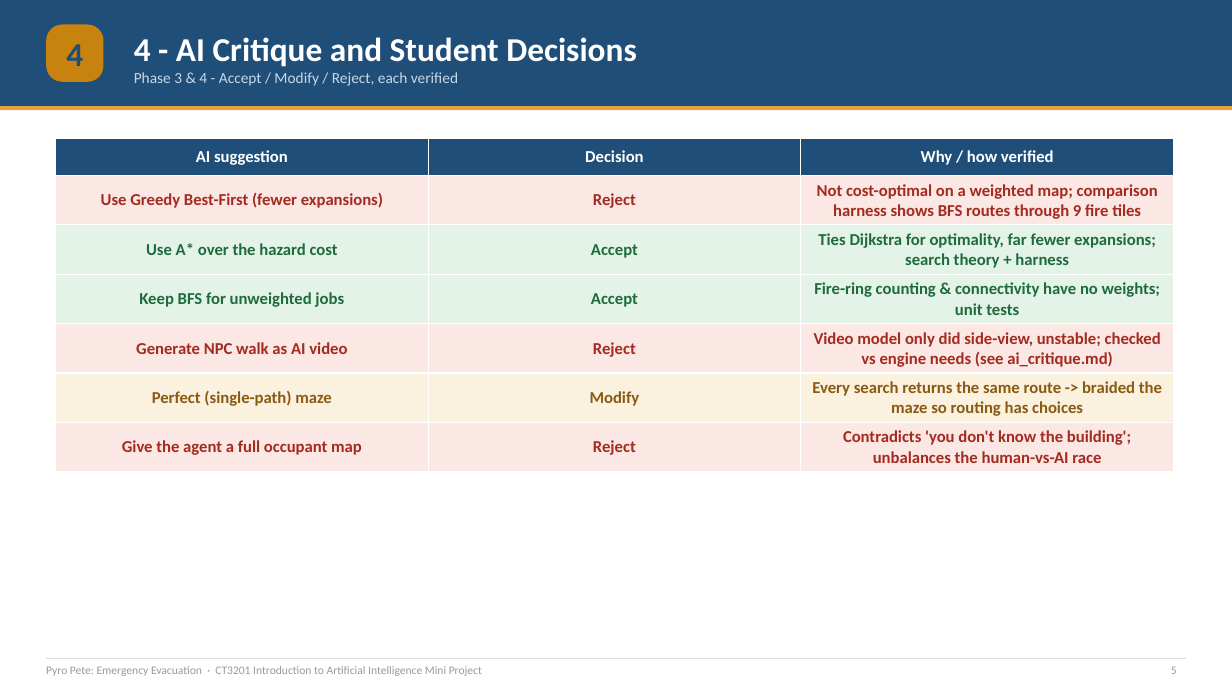
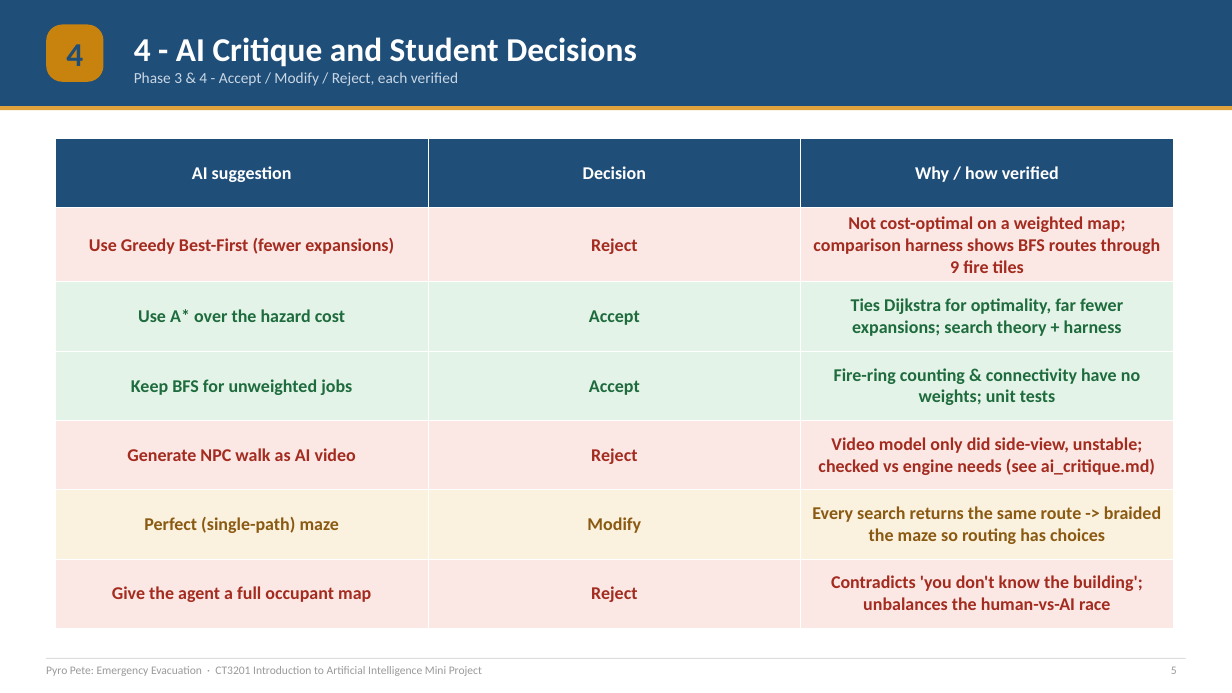
Before and after one commit to Jeb-Lee/CT3201_AI, a slide deck: slide 5 of docs/report/CT3201_Slides.pptx. Drawn at 1232x693 pixels with LibreOffice and Linux fonts; fonts in the diff are those of the drawing. Boxes give left, top, right and bottom in pixels: in the first picture for what was removed or moved away, otherwise in the second. Text is boxed around its words. In the diff, an @@ line names an element or a change of style, - is before the commit and + after.

```diff
--- a/docs/report/CT3201_Slides.pptx
+++ b/docs/report/CT3201_Slides.pptx
@@ table at box(55, 139, 1173, 624) @@
@@ size 13 to 14 pt @@
```
